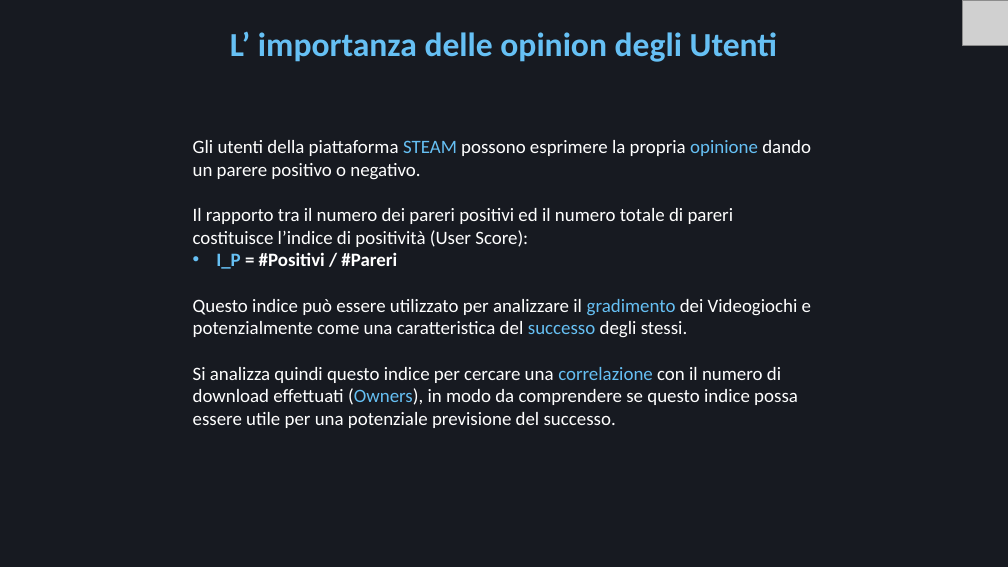
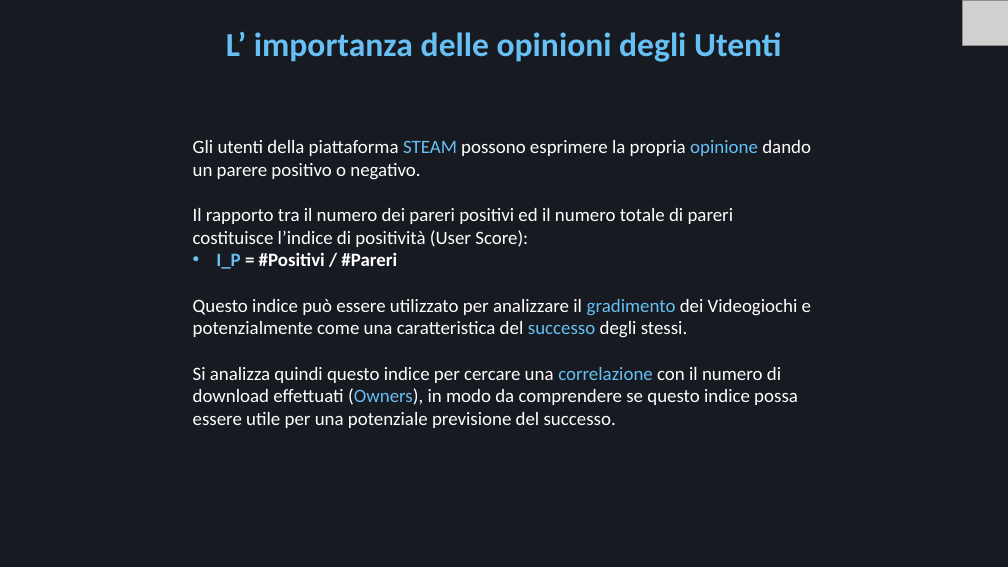
Before and after one commit to Mora11231/VisualizzazioneScientifica, a slide deck: slide 22 of Steam.pptx. Drawn at 1008x567 pixels with LibreOffice and Linux fonts; fonts in the diff are those of the drawing; grey boxes stand for pictures. Boxes give left, top, right and bottom in pixels: in the first picture for what was removed or moved away, otherwise in the second. Text is boxed around its words. In the diff, an @@ line names an element or a change of style, - is before the commit and + after.

```diff
--- a/Steam.pptx
+++ b/Steam.pptx
@@ title at bbox=[226, 31, 782, 62]: text changed @@
-L’ importanza delle opinion degli Utenti
+L’ importanza delle opinioni degli Utenti
```
Also in this commit, not shown: 1 other slide changed.
